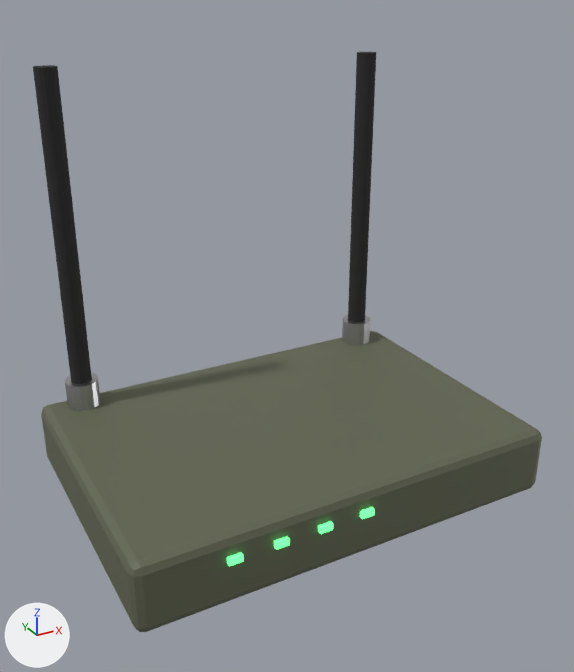
Renders of the FBX model Assets/ROOT_AE3/ROOT_AE3_Router/ROOT_AE3_Router.fbx from each side of a commit.
Rendered twice from a 50 mm lens placed at (-0.16, -0.293, 0.22), pointed at (-0.003, -0.009, 0.078). The axes (+X, +Y, +Z) are drawn at lower left. The lights are the same throughout. The first picture is the older version. Objects named as collision shapes, trigger or cutter boxes, shadow casters or lower levels of detail are left out.

Objects in the first picture: 'ROOT_AE3_Router_LOD0'.
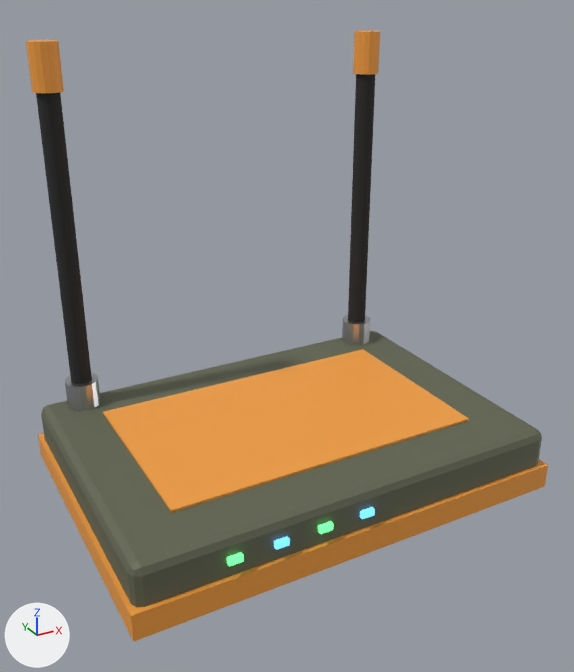
What differs and where, as boxes (x1, y1, x2, y2) in the pictures (574 x 672 px):
'ROOT_AE3_Router_LOD0', reshaped: before (33, 52, 542, 632); after (26, 30, 548, 642)
part 1 of me_root_ae3_router, added: after (38, 433, 548, 642)
part 2 of me_root_ae3_router, added (orange): after (103, 349, 469, 513)
part 3 of me_root_ae3_router, added (orange): after (26, 40, 64, 93)
part 4 of me_root_ae3_router, added (orange): after (353, 30, 380, 75)
part 5 of me_root_ae3_router, recoloured: (274, 507, 375, 550) in both

The change, as a list of edits to the scene's bpy script:
```text
Add mat_ae3_led_blue:
    mat_ae3_led_blue = principled_material('AE3_LED_Blue')
    mat_ae3_led_blue.base_color = (0.1, 0.4, 1.0)  # blue #59aaff
    mat_ae3_led_blue.roughness = 0.3
    mat_ae3_led_blue.emission_color = (0.1, 0.4, 1.0)  # blue #59aaff
    mat_ae3_led_blue.emission_strength = 2.0
Add mat_ae3_accent:
    mat_ae3_accent = principled_material('AE3_Accent')
    mat_ae3_accent.base_color = (0.9, 0.35, 0.05)  # orange #f3a03f
Change me_root_ae3_router:
    used by ob_root_ae3_router_lod0; location = (0.0, 0.0, 0.016)
    remove me_root_ae3_router.from_pydata(...)  # 248 vertices, 174 faces; spans x -0.1..0.1, y -0.072..0.072, z -0.016..0.174
    add me_root_ae3_router.from_pydata(...)  # 328 vertices, 222 faces; spans x -0.102..0.102, y -0.072..0.072, z -0.016..0.184
    me_root_ae3_router part 1: a new loose piece, a box spanning x -0.102..0.102, y -0.072..0.072, z -0.014..-0.002, in mat_ae3_accent (orange #f3a03f)
    me_root_ae3_router part 2: a new loose piece, a box spanning x -0.075..0.075, y -0.045..0.045, z 0.016..0.017, in mat_ae3_accent (orange #f3a03f)
    me_root_ae3_router part 3: a new loose piece, a 16-sided cylinder along z spanning x -0.086..-0.073, y 0.053..0.067, z 0.164..0.184, in mat_ae3_accent (orange #f3a03f)
    me_root_ae3_router part 4: a new loose piece, a 16-sided cylinder along z spanning x 0.073..0.086, y 0.053..0.067, z 0.164..0.184, in mat_ae3_accent (orange #f3a03f)
    me_root_ae3_router part 5: 12 faces spanning x -0.043..0.003, y -0.072..-0.069, z 0.004..0.007 switch from mat_ae3_led (green #59e77c, glowing green #59ff7c) to mat_ae3_led_blue (blue #59aaff, glowing blue #59aaff)
    add me_root_ae3_router.materials.append(mat_ae3_accent)  # orange #f3a03f
```
